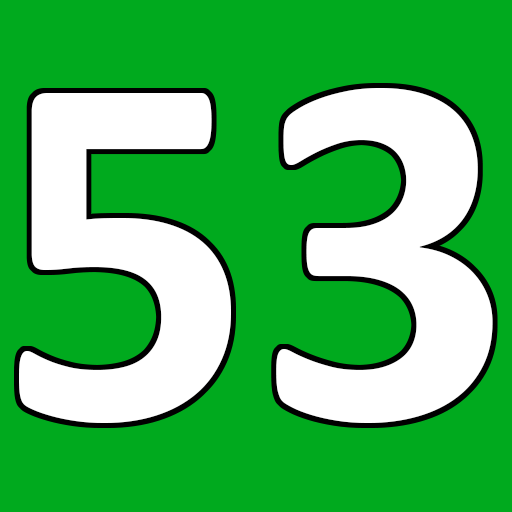
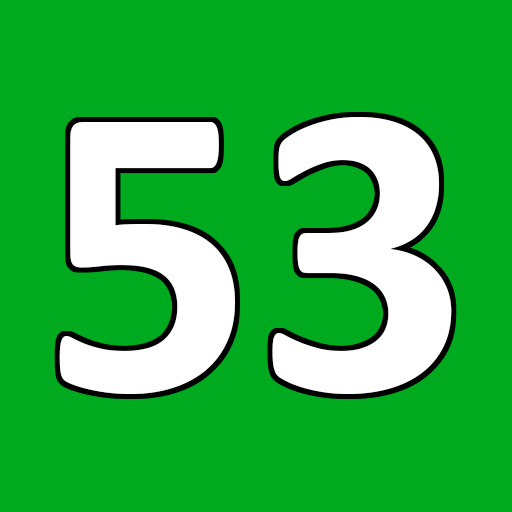
Revision of a layered w=512, h=512 image; what changed, layer by layer:
painted on "53" over bbox(19, 88, 493, 423)
painted on "Background" over bbox(14, 83, 498, 428)
